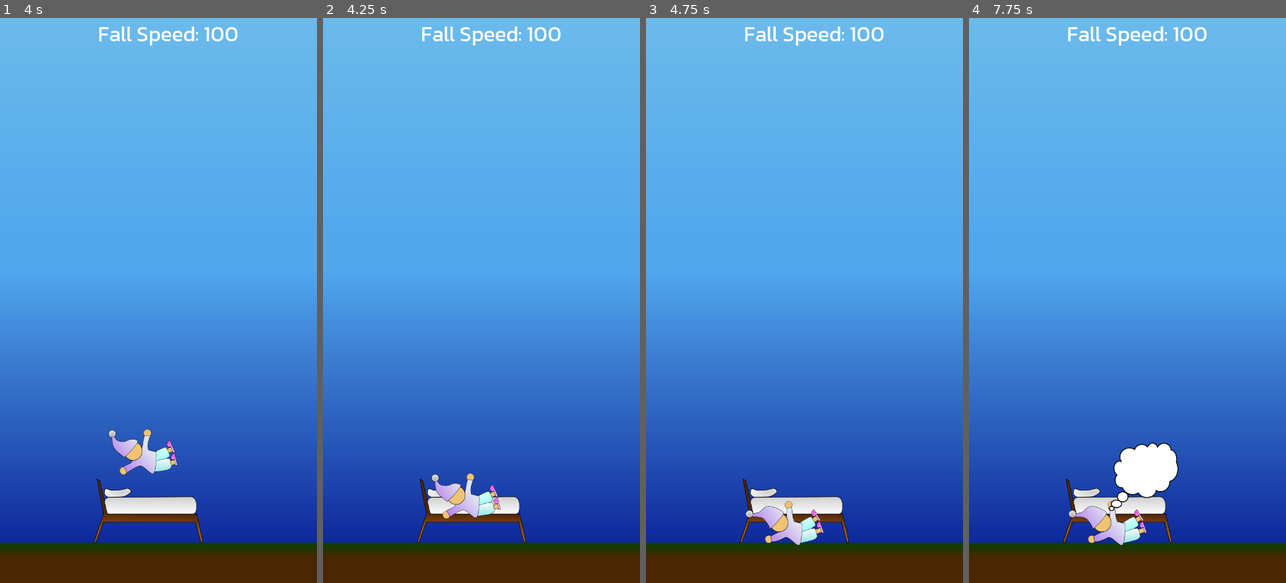
Above: before the commit, frames 1-4 (left to right).
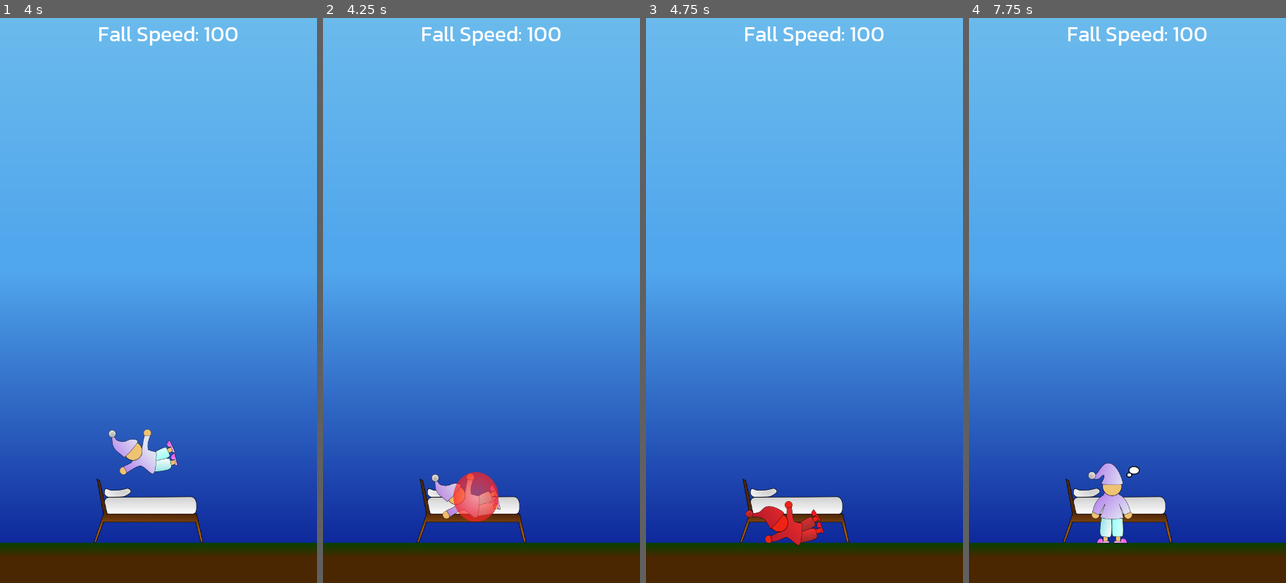
Above: after the commit, the same moments.

Repository: sorlok/LD48
Game: Godot game, scene res://Scenes/LevelCloud.tscn
The game is run twice, just before and just after one commit, with the same random seed, the same clock (stepped at 60 frames per second) and the same inputs.
Inputs (mouse positions are in pixels of both pictures, inside the frame that each line leads up to):
- Up to frame 1 (4 s): move the mouse to (228, 272) at 0.52 s; hold D (ui_right) 0.53-1.28 s; click (228, 272) at 0.67 s; move the mouse to (95, 328) at 1.27 s; hold A (ui_left) 1.28-2.03 s; move the mouse to (190, 176) at 2.02 s; hold D (ui_right) 2.03-3.53 s; move the mouse to (142, 413) at 2.77 s; click (142, 413) at 2.92 s; move the mouse to (253, 385) at 3.52 s; hold A (ui_left) from 3.53 s (still down)
- Up to frame 2 (4.25 s): keep holding A (ui_left)
- Up to frame 3 (4.75 s): keep holding A (ui_left); move the mouse to (709, 215) at 4.27 s
- Up to frame 4 (7.75 s): move the mouse to (1146, 470) at 5.02 s; click (1146, 470) at 5.17 s; tap Enter at 5.75 s; move the mouse to (1079, 159) at 5.77 s; release A (ui_left) at 5.78 s; hold D (ui_right) from 5.78 s (still down); tap Space at 6.5 s; move the mouse to (1197, 272) at 6.52 s; move the mouse to (1064, 328) at 7.27 s; click (1064, 328) at 7.42 s

Frame 1 is identical in both runs. In frame 2, 1.0% of the frame differs, in the area x 41-56%, y 80-90%; in frame 3, 0.9%; in frame 4, 3.1%, in the area x 31-66%, y 75-94%.

Commit message:
Added better falling-out-of-bed anim

Diff:
--- a/Scenes/LevelCloud.tscn
+++ b/Scenes/LevelCloud.tscn
@@ -55,6 +55,10 @@
 [node name="RocketTimer" type="Timer" parent="."]
 wait_time = 10.0
 
+[node name="FallOffBedTimer" type="Timer" parent="."]
+wait_time = 1.5
+one_shot = true
+
 [node name="Thoughts" parent="." instance=ExtResource( 12 )]
 position = Vector2( 1086.54, 956.338 )
 
@@ -66,4 +70,5 @@
 [connection signal="timeout" from="CloudTimer" to="." method="_on_CloudTimer_timeout"]
 [connection signal="timeout" from="CarTimer" to="." method="_on_CarTimer_timeout"]
 [connection signal="timeout" from="RocketTimer" to="." method="_on_RocketTimer_timeout"]
+[connection signal="timeout" from="FallOffBedTimer" to="." method="_on_FallOffBedTimer_timeout"]
 [connection signal="button_clicked" from="Thoughts" to="." method="_on_Thoughts_button_clicked"]
--- a/Scenes/Player.tscn
+++ b/Scenes/Player.tscn
@@ -8,14 +8,14 @@
 
 [sub_resource type="SpriteFrames" id=1]
 animations = [ {
+"frames": [ ExtResource( 1 ) ],
+"loop": true,
+"name": "stand",
+"speed": 5.0
+}, {
 "frames": [ ExtResource( 2 ), ExtResource( 3 ) ],
 "loop": true,
 "name": "fall",
-"speed": 5.0
-}, {
-"frames": [ ExtResource( 1 ) ],
-"loop": true,
-"name": "stand",
 "speed": 5.0
 }, {
 "frames": [ ExtResource( 5 ) ],
--- a/Scripts/LevelCloud.gd
+++ b/Scripts/LevelCloud.gd
@@ -196,8 +196,15 @@
 	# Bring up thought balloon
 	if $Player.victory:
 		$Thoughts.position = $Player.position + Vector2(-50, -100)
+		$Thoughts.play_bubble_anim($Player.victory)
 	else:
-		$Thoughts.position = $Player.position + Vector2(-30, -50)  # TODO: We should do have them stand up first
+		$FallOffBedTimer.start()
+
+
+# Show the player standing up (awake)
+func _on_FallOffBedTimer_timeout():
+	$Player.stand_up()
+	$Thoughts.position = $Player.position + Vector2(10, -80)
 	$Thoughts.play_bubble_anim($Player.victory)
 
 
--- a/Scripts/Player.gd
+++ b/Scripts/Player.gd
@@ -17,6 +17,10 @@
 
 # Is this move a "falling to the bed" move? If so, set this to the distance from our starting pos to the target.
 var falling_to_bed_dist = null
+
+# When to show "hitting" the bed (y co-ord)
+var bed_hit_y = null
+var showed_bed_hit = false
 
 # Size of the screen and margin (for clamping)
 var screen_size:Vector2
@@ -86,6 +90,12 @@
 	position.x = clamp(position.x, min_margin, max_margin)
 	position.y = clamp(position.y, min_margin_y, max_margin_y)
 
+	# Show "bed hit"
+	if bed_hit_y!=null && position.y >= bed_hit_y && !showed_bed_hit:
+		showed_bed_hit = true
+		emit_signal("collide_car", self) # Close enough
+		$AnimationPlayer.play("damage")
+
 	# Done with move?
 	# TODO: This is not the right way to do things.
 	if force_move != null && position.x == force_move.x && position.y == force_move.y:
@@ -105,6 +115,9 @@
 			emit_signal("second_force_move_done")
 			falling_to_bed_dist = null
 
+func stand_up():
+	$AnimatedSprite.play("stand")
+	position.y -= 46
 
 func increase_fall_speed(amt:int):
 	# At least keep them safe from moving objects...
@@ -123,6 +136,7 @@
 	var extra = 0 if victory else 82
 	move_to(Vector2(position.x, screen_size.y - 195 + extra))
 	falling_to_bed_dist = position.distance_to(force_move)
+	bed_hit_y = screen_size.y - 195
 
 
 func _on_Player_body_entered(body:Node):
